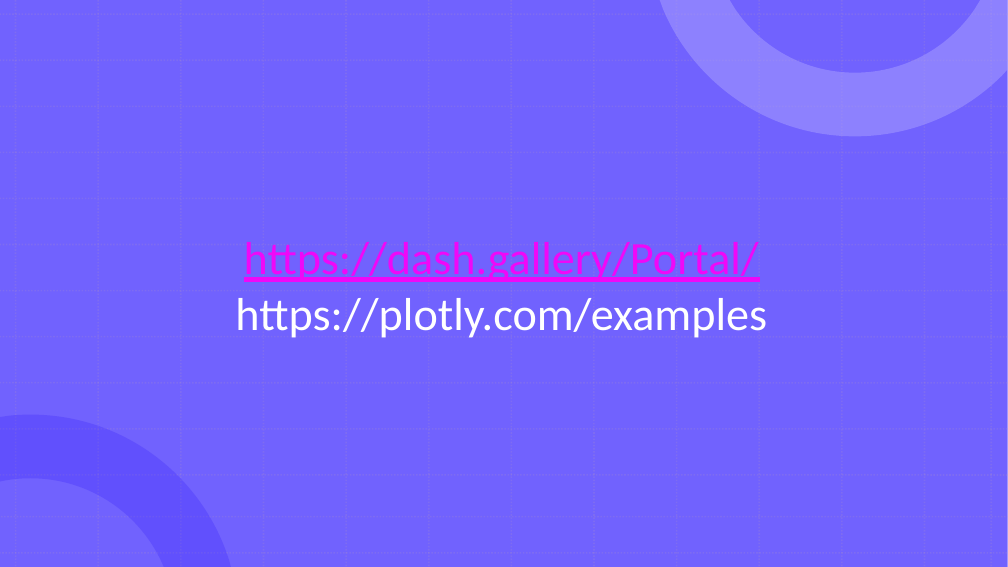
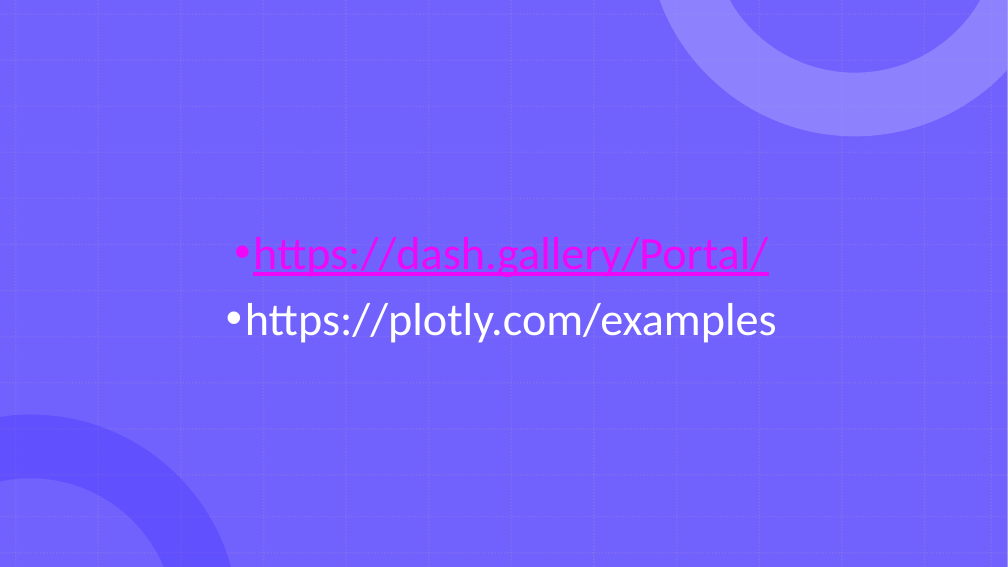
Before and after one commit to Soplicow/streamlit-dash, a slide deck: slide 5 of Dash-Streamlit_Presentation.pptx (slide 4 before the commit). Drawn at 1008x567 pixels with LibreOffice and Linux fonts; fonts in the diff are those of the drawing. Boxes give left, top, right and bottom in pixels: in the first picture for what was removed or moved away, otherwise in the second. Text is boxed around its words. In the diff, an @@ line names an element or a change of style, - is before the commit and + after.

```diff
--- a/Dash-Streamlit_Presentation.pptx
+++ b/Dash-Streamlit_Presentation.pptx
@@ subtitle "https://dash.gallery/Portal/" at [245, 237, 777, 343]: bullet none to •; more space between paragraphs @@
```
Also in this commit, not shown: 3 other slides changed, 4 slides added, 12 other files.
